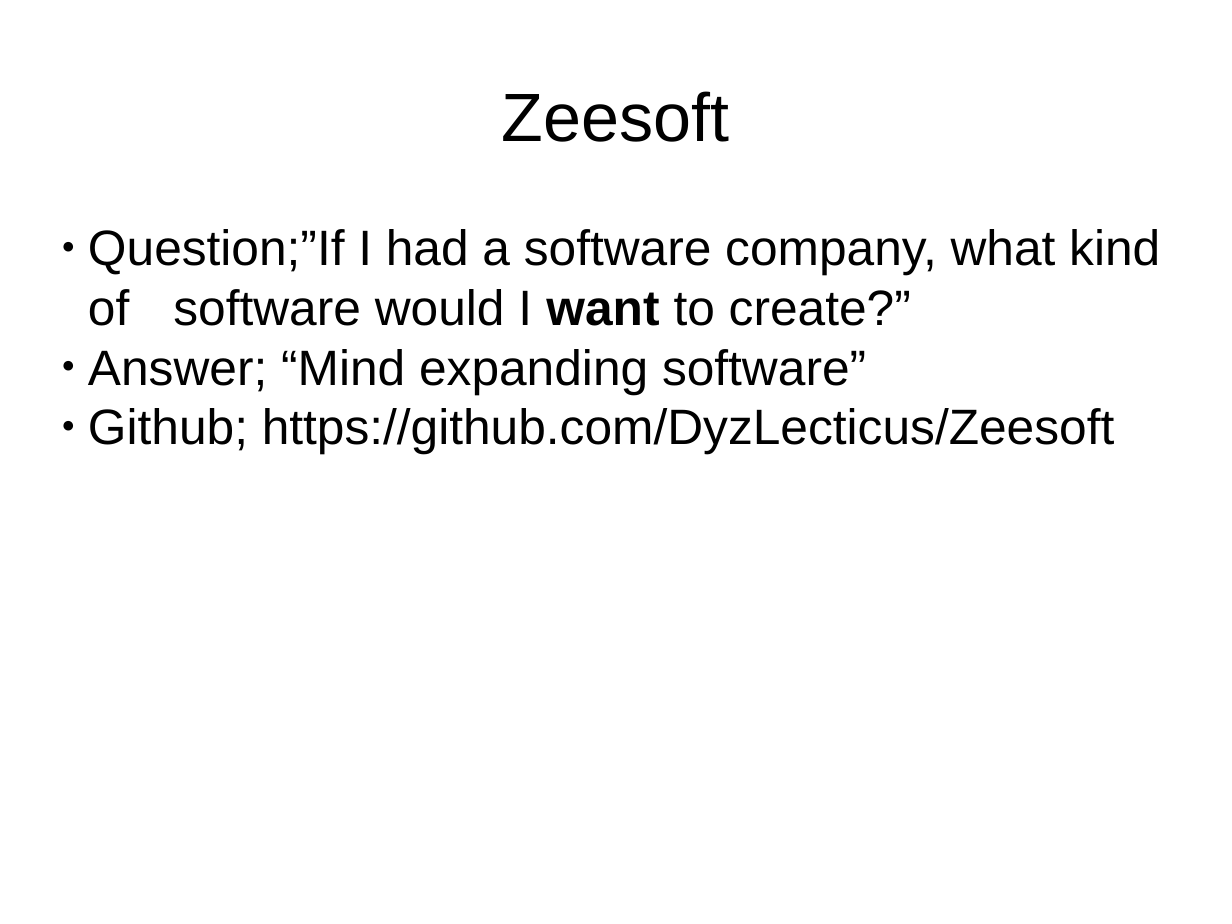
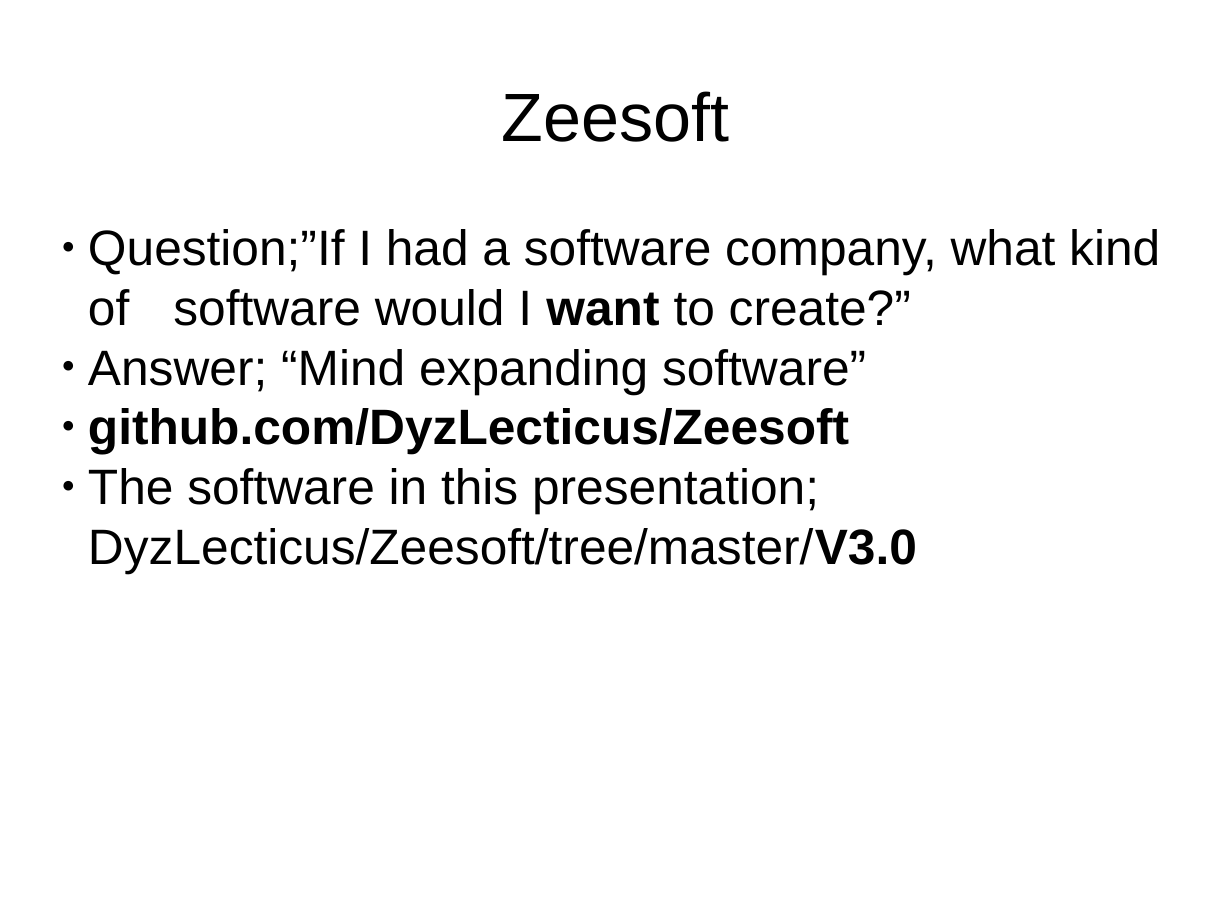
Before and after one commit to DyzLecticus/Zeesoft, a slide deck: slide 2 of V3.0/doc/Zeesoft Open Source Artificial Cognition.odp. Drawn at 1232x924 pixels with LibreOffice and Linux fonts; fonts in the diff are those of the drawing. Boxes give left, top, right and bottom in pixels: in the first picture for what was removed or moved away, otherwise in the second. Text is boxed around its words. In the diff, an @@ line names an element or a change of style, - is before the commit and + after.

```diff
--- a/V3.0/doc/Zeesoft Open Source Artificial Cognition.odp
+++ b/V3.0/doc/Zeesoft Open Source Artificial Cognition.odp
@@ subtitle at [88, 408, 917, 573]: text changed @@
-● Github; https://github.com/DyzLecticus/Zeesoft
+● github.com/DyzLecticus/Zeesoft
+● The software in this presentation; DyzLecticus/Zeesoft/tree/master/V3.0
```
Also in this commit, not shown: 6 other slides changed, 5 slides added, 1 other file.
